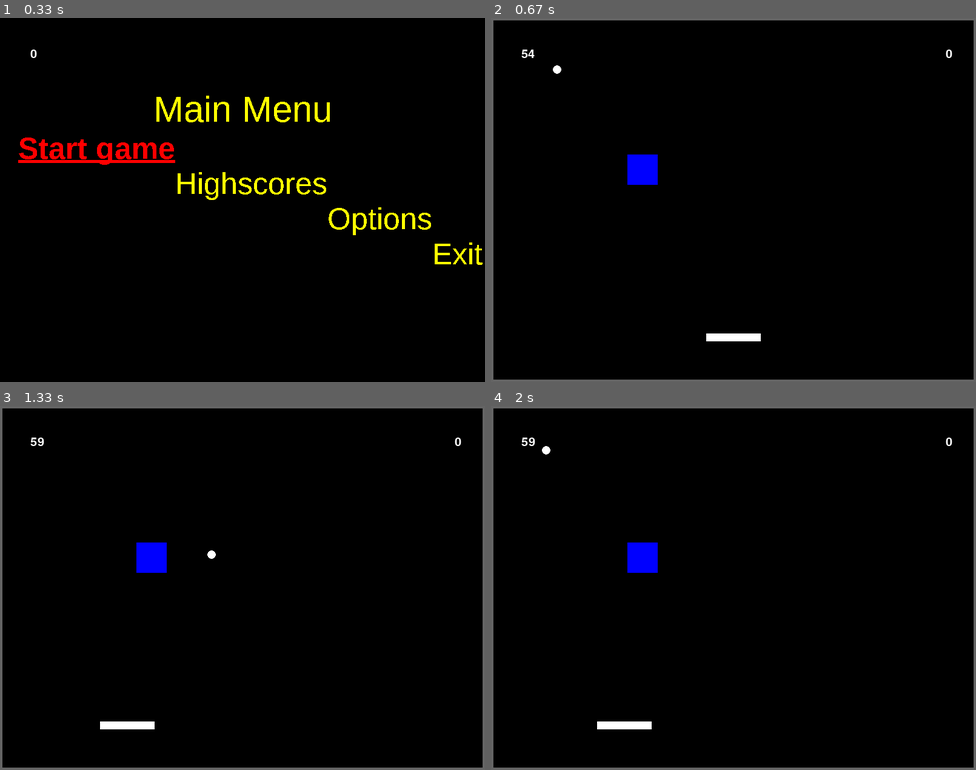
Above: before the commit, frames 1-4 (two rows, left to right).
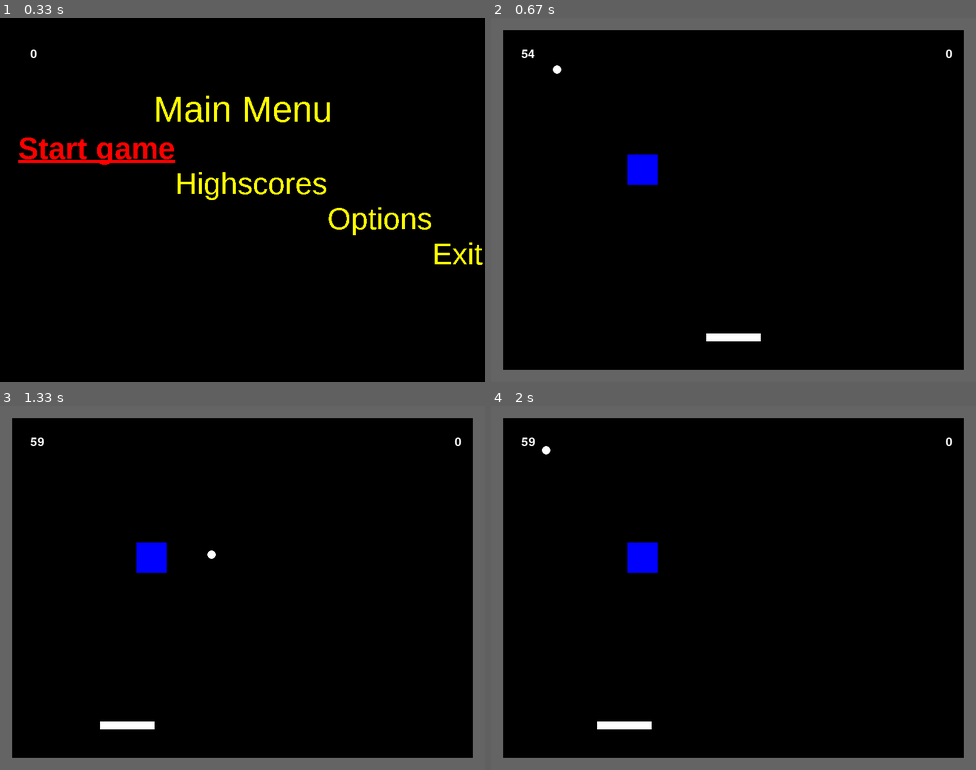
Above: after the commit, the same moments.

Repository: Gibson223/mod-5
Game: pygame game, started from py/main.py
The game is run twice, just before and just after one commit, with the same random seed, the same clock (stepped at 60 frames per second) and the same inputs.
Inputs:
- Up to frame 1 (0.33 s): no input
- Up to frame 2 (0.67 s): tap Enter at 0.33 s
- Up to frame 3 (1.33 s): hold Left 0.67-1.2 s; hold Left from 1.23 s (still down)
- Up to frame 4 (2 s): release Left at 1.63 s; hold Right from 1.67 s (still down); tap Home at 1.82 s

Frame 1 is identical in both runs. In frame 2, 9.0% of the frame differs, in the area x 0-100%, y 0-100%; in frame 3, 9.0%; in frame 4, 9.0%.

Commit message:
Paddle will move right up to the wall now

Diff:
--- a/py/constants.py
+++ b/py/constants.py
@@ -37,7 +37,7 @@
 INITIAL_BALL_YSPEED = 4
 
 # Wall size
-WALLSIZE = 4
+WALLSIZE = 20
 
 # Paddle size
 PADDLEWIDTH  = 90
--- a/py/main.py
+++ b/py/main.py
@@ -192,9 +192,9 @@
         if keyBindings.checkPress('exit', keysPressed):
             pygame.event.post(pygame.event.Event(pygame.QUIT))
 
-        if keyBindings.checkPress('left', keysPressed) and (self.paddle.rect.x > (constants.PADDLEWIDTH//2)):
+        if keyBindings.checkPress('left', keysPressed) and (self.paddle.rect.x > (constants.WALLSIZE)):
             self.paddle.rect.x -= constants.PADDLESPEED
-        if keyBindings.checkPress('right', keysPressed) and (self.paddle.rect.x < (constants.WINDOW_WIDTH - constants.PADDLEWIDTH*1.5)):
+        if keyBindings.checkPress('right', keysPressed) and (self.paddle.rect.x + constants.PADDLEWIDTH< (constants.WINDOW_WIDTH - constants.WALLSIZE)):
             self.paddle.rect.x += constants.PADDLESPEED
 
         # (re)set ball location when pressing K_HOME (cheat)
